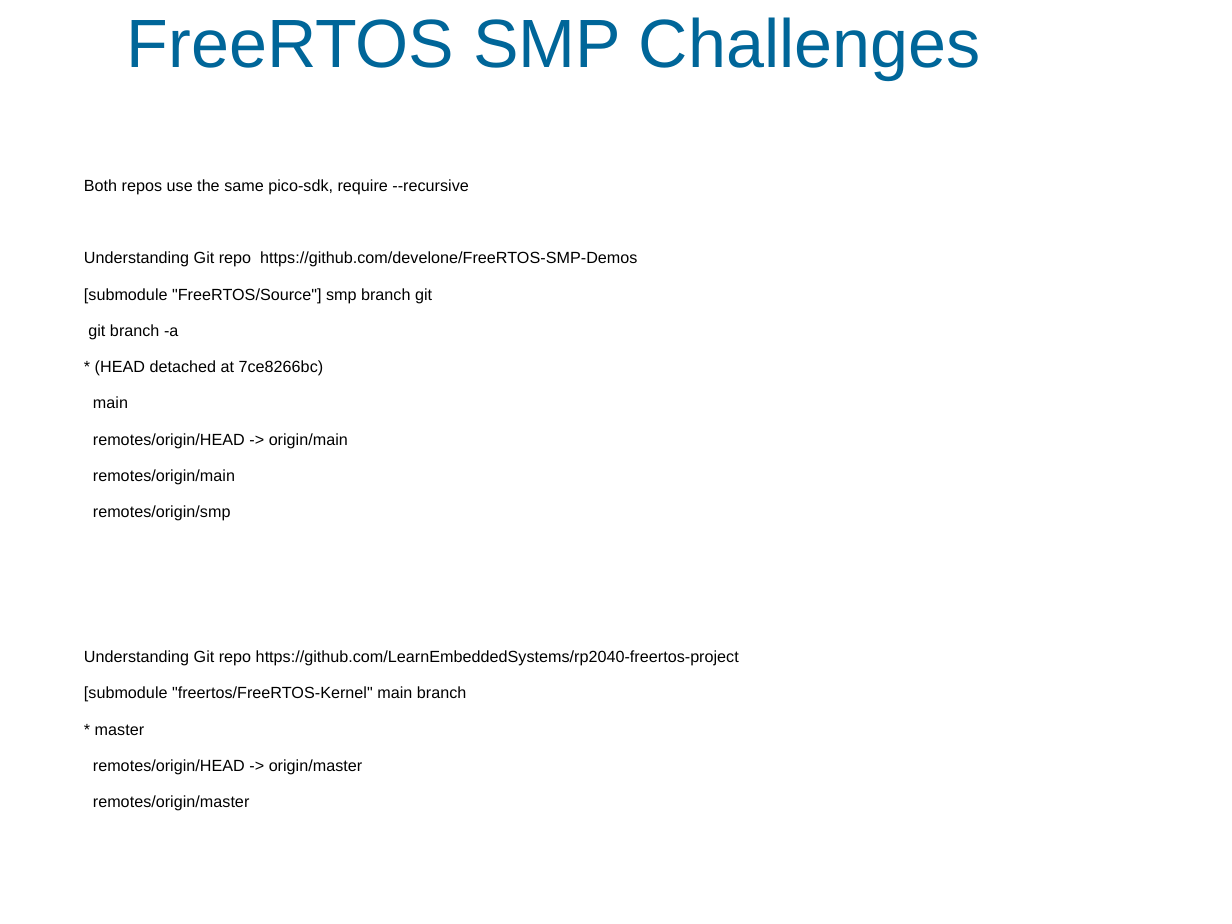
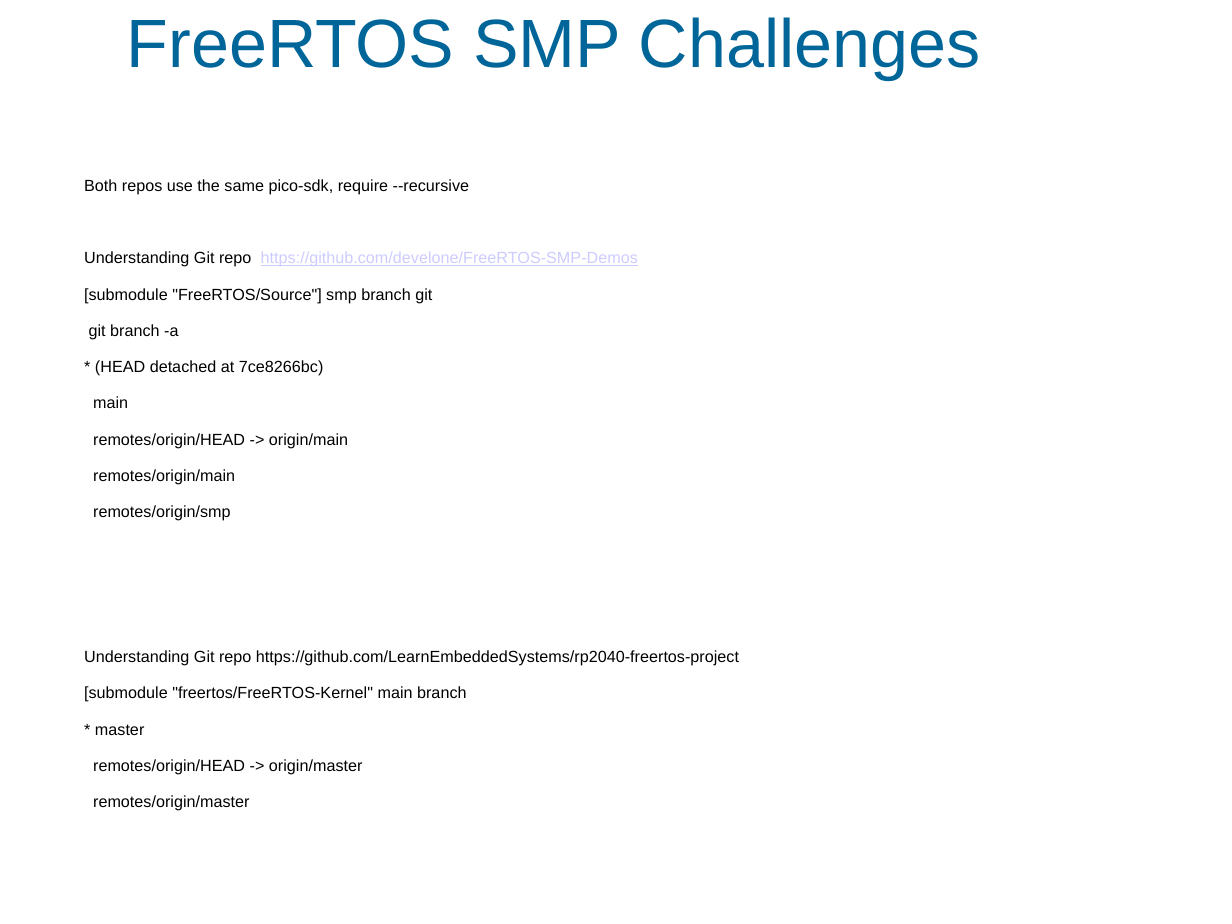
Before and after one commit to develone/rp2040-freertos-project, a slide deck: slide 4 of doc/freeRTOS-SMP.ppt. Drawn at 1232x924 pixels with LibreOffice and Linux fonts; fonts in the diff are those of the drawing; background and template pictures are left out. Boxes give left, top, right and bottom in pixels: in the first picture for what was removed or moved away, otherwise in the second. Text is boxed around its words. In the diff, an @@ line names an element or a change of style, - is before the commit and + after.

```diff
--- a/doc/freeRTOS-SMP.ppt
+++ b/doc/freeRTOS-SMP.ppt
@@ text at (x1=84, y1=251, x2=638, y2=267): text colour #000000 to #CCCCFF, underline on in "https://github.com/develone/FreeRTOS-SMP-Demos" @@
```
Also in this commit, not shown: 3 slides added.
